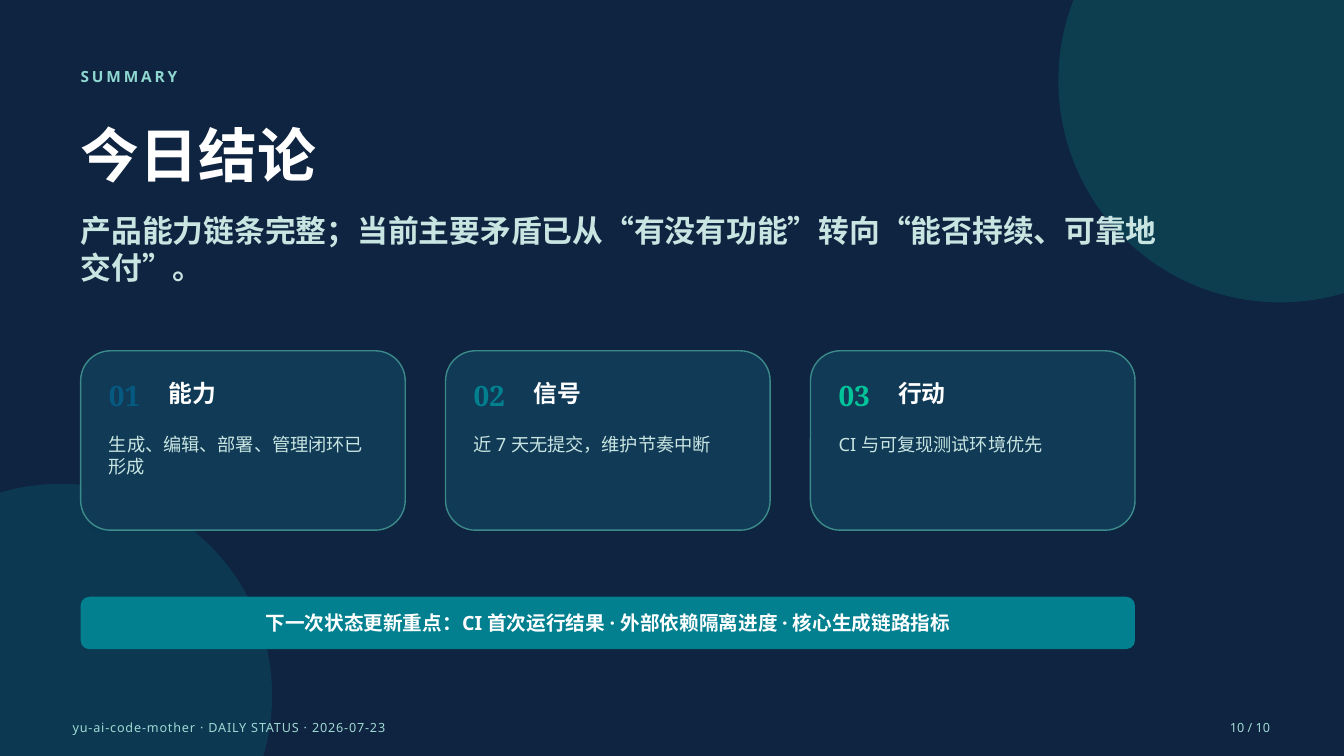
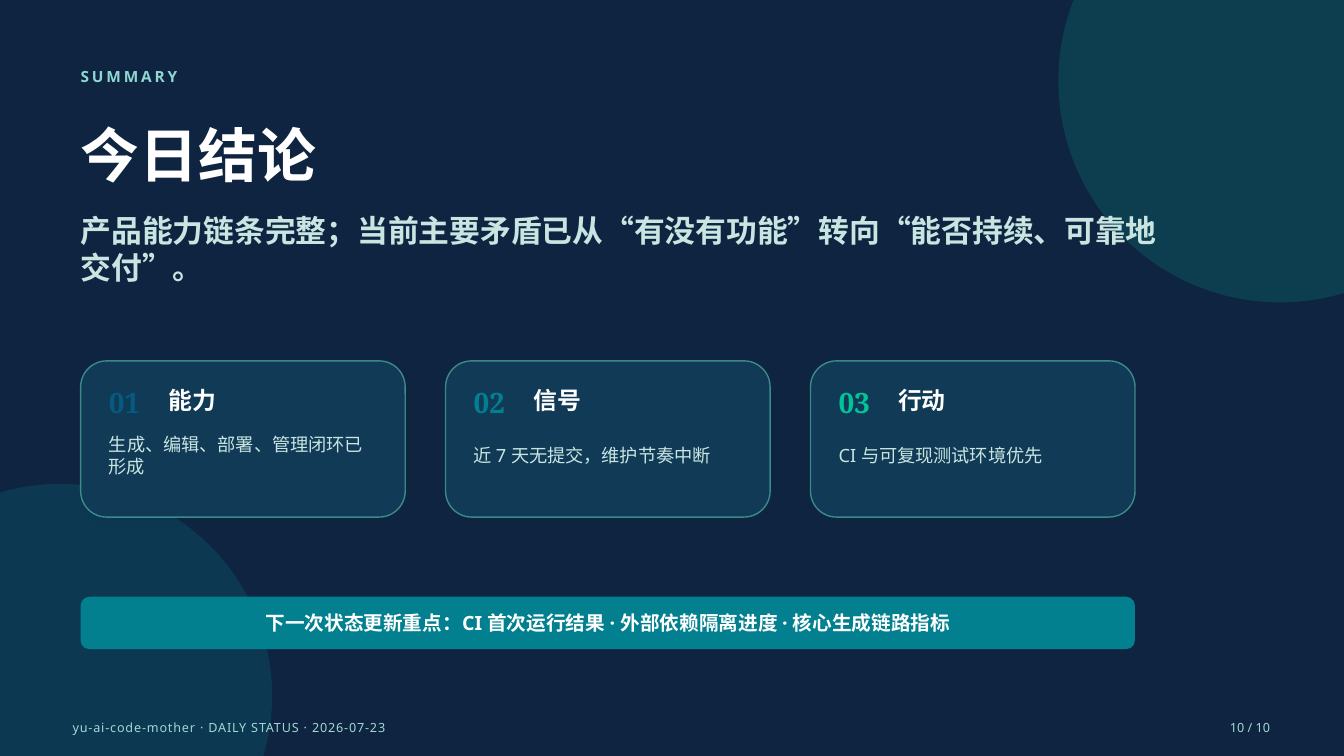
Before and after one commit to liyupi/yu-ai-code-mother, a slide deck: slide 10 of docs/reports/project-status-2026-07-23.pptx. Drawn at 1344x756 pixels with LibreOffice and Linux fonts; fonts in the diff are those of the drawing. Boxes give left, top, right and bottom in pixels: in the first picture for what was removed or moved away, otherwise in the second. Text is boxed around its words. In the diff, an @@ line names an element or a change of style, - is before the commit and + after.

```diff
--- a/docs/reports/project-status-2026-07-23.pptx
+++ b/docs/reports/project-status-2026-07-23.pptx
@@ rounded rectangle: place and size @@
-rounded rectangle at (81, 351, 405, 530)
+rounded rectangle at (81, 361, 405, 517)
@@ rounded rectangle: place and size @@
-rounded rectangle at (446, 351, 770, 530)
+rounded rectangle at (446, 361, 770, 517)
@@ rounded rectangle: place and size @@
-rounded rectangle at (811, 351, 1135, 530)
+rounded rectangle at (811, 361, 1135, 517)
@@ 5 texts: place and size @@
-5 texts at (168, 381, 946, 406)
+5 texts at (168, 388, 946, 413)
@@ text "近 7 天无提交，维护节奏中断" at (474, 446, 711, 464): vertical alignment top to middle @@
@@ text "CI 与可复现测试环境优先" at (839, 446, 1042, 464): vertical alignment top to middle @@
```
Also in this commit, not shown: 8 other slides changed.
